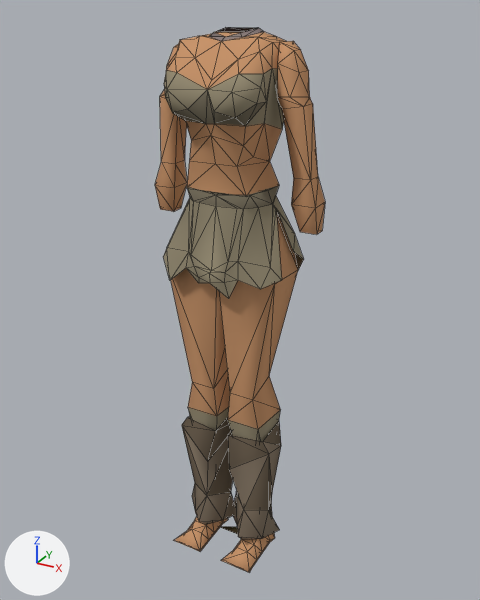
The Blender file server/data/models/untitled.blend as it was, and as the next commit left it.
Both versions are drawn from a camera (50 mm lens) standing at (0.715, -1.271, 1.303) and looking at (0.005, 0.021, 0.657). Every picture has the same lights, and +X, +Y and +Z are marked at lower left. The picture after the commit comes second. Mesh edges are drawn as thin lines.

Names of what the first picture shows: 'desert_bottom_equip', 'desert_shoes_equip', 'desert_top_equip'.
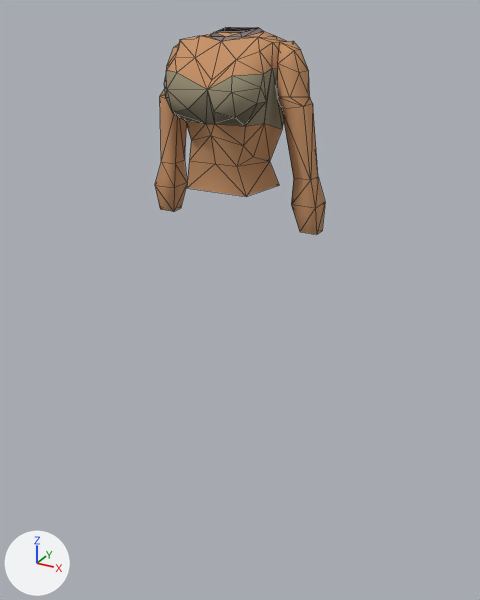
What the commit changed:
Object 'desert_shoes_equip' (ob_desert_shoes_equip) is now hidden.
Object 'desert_bottom_equip' (ob_desert_bottom_equip) is now hidden.

Pixel boxes [x1, y1, x2, y2] of what changed, in the pictures (480 x 600 px):
'desert_bottom_equip', hidden
    before: [163, 185, 304, 442]
'desert_shoes_equip', hidden
    before: [174, 416, 281, 573]
